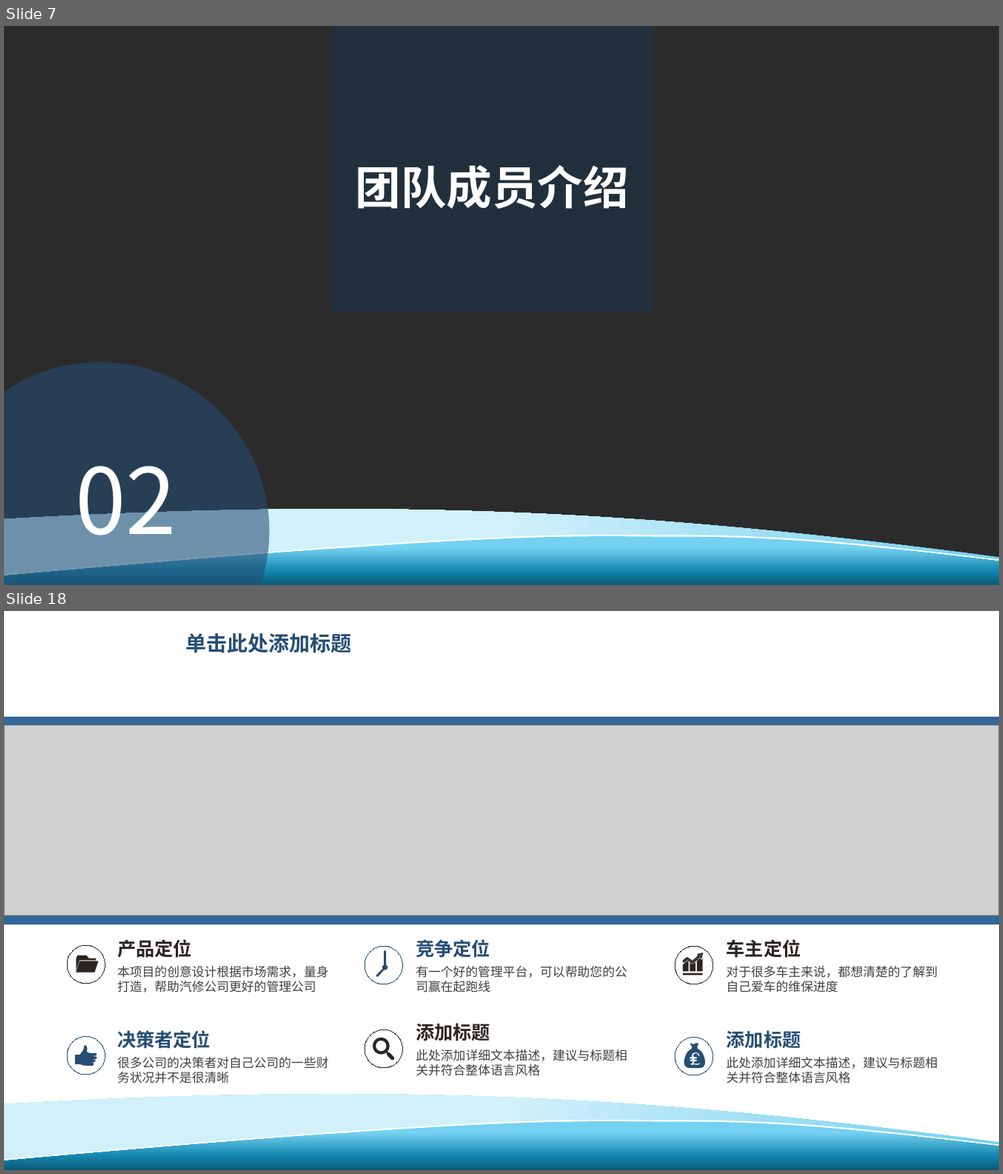
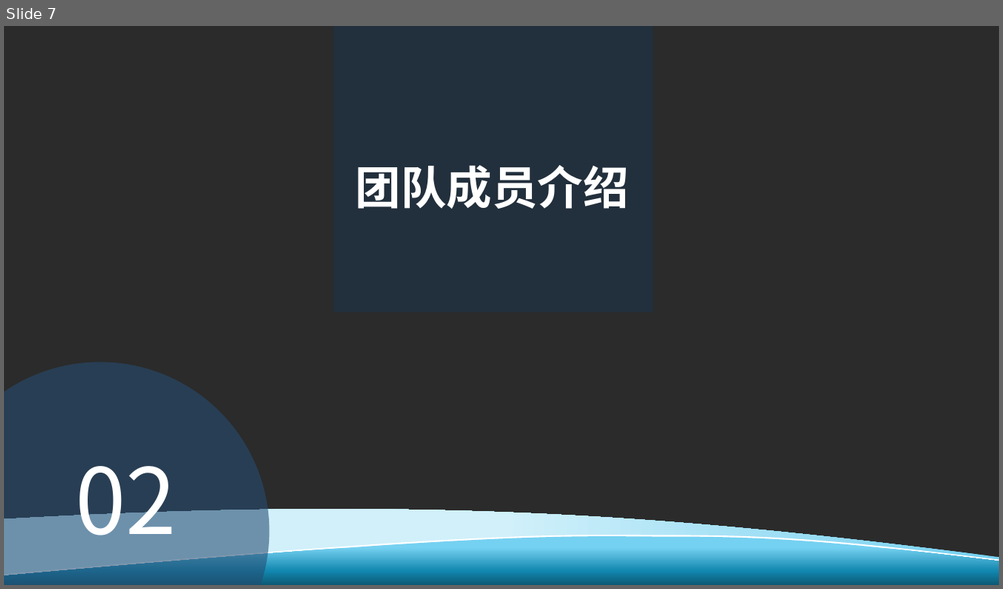
Before and after one commit to GZWgssmart/AutoPlatform, a slide deck: documents/创意科技-项目答辩.pptx. Shown one above the other, each under a label of ours: slides 7 and 18 before the commit, slide 7 after it; the slides between them are not shown. The pictures are 1003x1174 and 1003x589 pixels, drawn with LibreOffice and Linux fonts; fonts in the diff are those of the drawing; grey boxes stand for pictures; background and template pictures are left out; a plain dark background stands for a picture behind light text. Boxes give left, top, right and bottom in pixels: in the first picture for what was removed or moved away, otherwise in the second. Text is boxed around its words. In the diff, an @@ line names an element or a change of style, - is before the commit and + after.

```diff
--- a/documents/创意科技-项目答辩.pptx
+++ b/documents/创意科技-项目答辩.pptx
@@ slide 18 removed at box(4, 611, 999, 1170), background #FFFFFF; not listed: 3 template elements that a slide beside it also shows @@
@@ text removed at box(185, 633, 351, 653) @@
-单击此处添加标题
@@ rectangle removed at box(4, 717, 999, 925) @@
@@ picture removed at box(4, 725, 999, 916) @@
@@ group removed at box(67, 940, 329, 993): 2 freeform shapes, 2 texts, 1 ellipse @@
-产品定位
-本项目的创意设计根据市场需求，量身打造，帮助汽修公司更好的管理公司
@@ group removed at box(364, 940, 627, 993): 2 texts, 1 ellipse, 1 freeform shape @@
-竞争定位
-有一个好的管理平台，可以帮助您的公司赢在起跑线
@@ group removed at box(674, 940, 938, 993): 4 freeform shapes, 2 texts, 1 rectangle, 1 ellipse @@
-车主定位
-对于很多车主来说，都想清楚的了解到自己爱车的维保进度
@@ group removed at box(67, 1031, 329, 1084): 2 texts, 1 ellipse, 1 freeform shape @@
-决策者定位
-很多公司的决策者对自己公司的一些财务状况并不是很清晰
@@ group removed at box(364, 1023, 627, 1076): 2 texts, 1 ellipse, 1 freeform shape @@
-添加标题
-此处添加详细文本描述，建议与标题相关并符合整体语言风格
@@ group removed at box(674, 1031, 938, 1084): 2 texts, 1 ellipse, 1 freeform shape @@
-添加标题
-此处添加详细文本描述，建议与标题相关并符合整体语言风格
```
Also in this commit, not shown: 12 slides changed, 3 slides added, 6 other slides removed.
